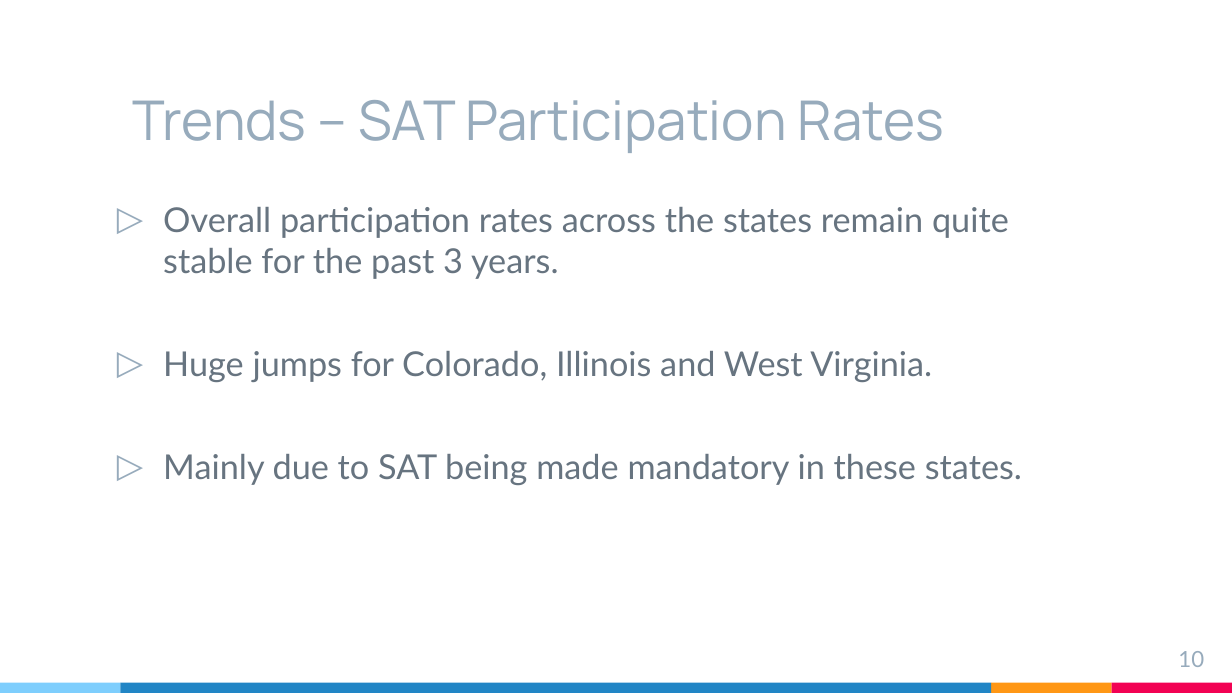
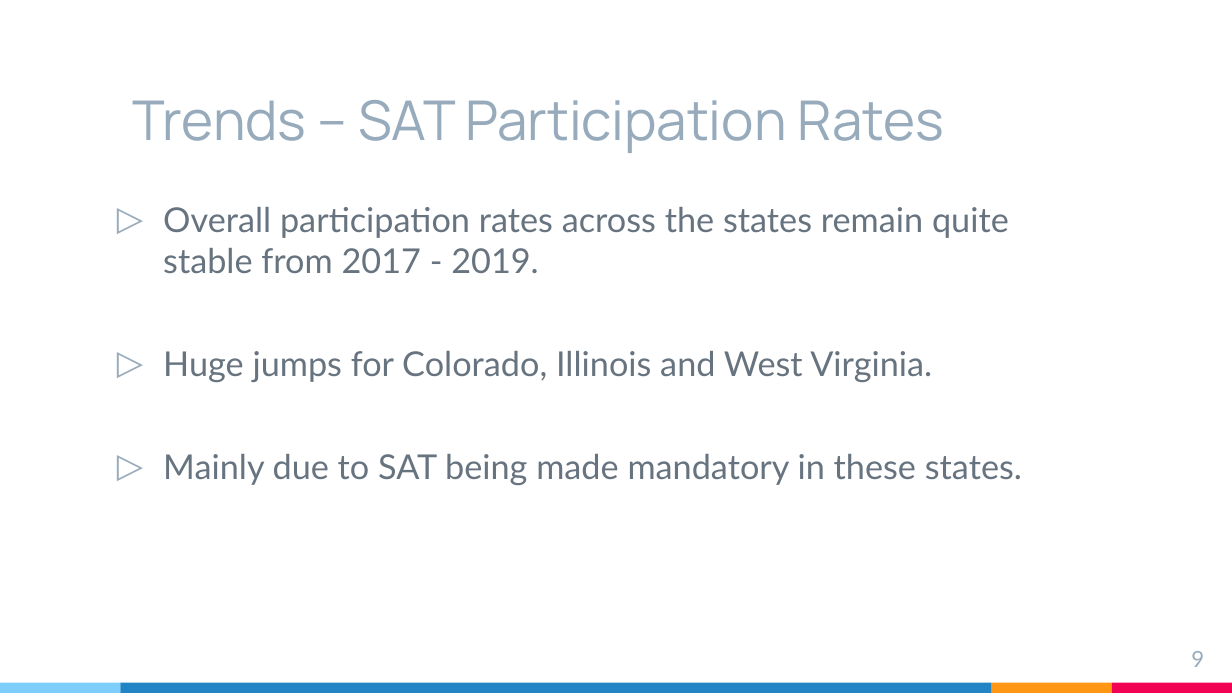
Before and after one commit to JunweiYe91/GA-Projects, a slide deck: slide 9 of GA Project 1/GA Project 1 Slides.pptx (slide 10 before the commit). Drawn at 1232x693 pixels with LibreOffice and Linux fonts; fonts in the diff are those of the drawing. Boxes give left, top, right and bottom in pixels: in the first picture for what was removed or moved away, otherwise in the second. Text is boxed around its words. In the diff, an @@ line names an element or a change of style, - is before the commit and + after.

```diff
--- a/GA Project 1/GA Project 1 Slides.pptx
+++ b/GA Project 1/GA Project 1 Slides.pptx
@@ text at (x1=163, y1=207, x2=1009, y2=273): text changed @@
-▷ Overall participation rates across the states remain quite stable for the past 3 years.
+▷ Overall participation rates across the states remain quite stable from 2017 - 2019.
@@ page number at (x1=1191, y1=651, x2=1204, y2=667): text changed @@
-10
+9
```
Also in this commit, not shown: 1 other slide changed, 1 slide removed.
